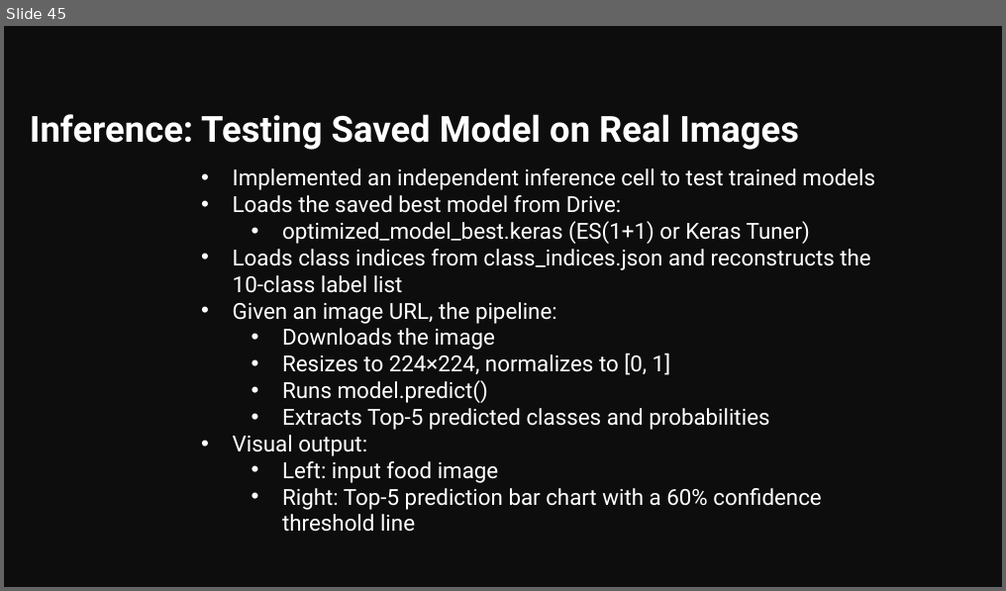
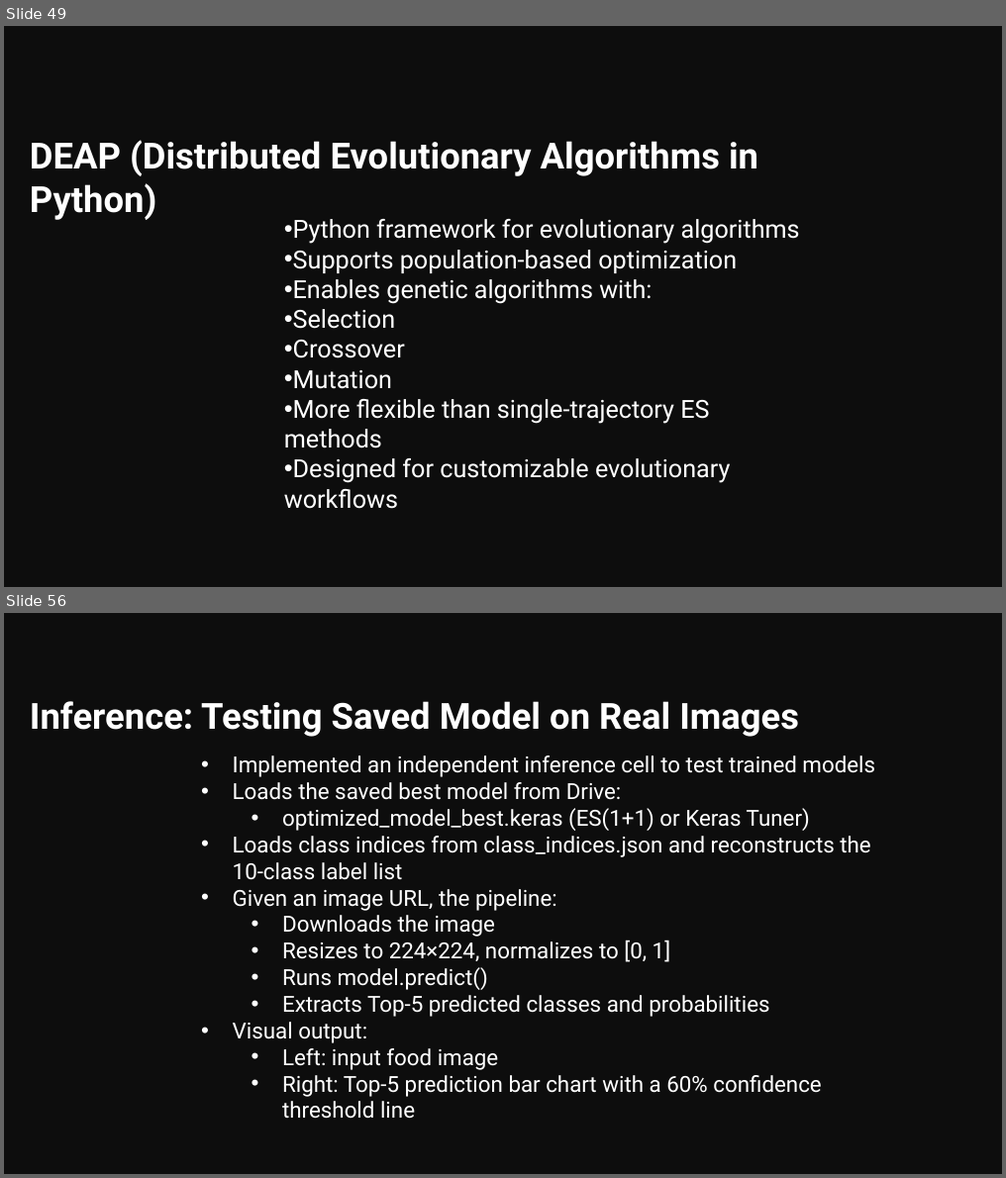
Before and after one commit to HAR5HA-7663/MCS-5993-Evolutionary-Computation-and-Deep-Learning, a slide deck: Term-project_Deep_Food_image_classifier/Deep Food Image Classifier [mid-update].pptx. Shown one above the other, each under a label of ours: slide 45 before the commit, slides 49 and 56 after it; the slides between them are not shown. The pictures are 1006x591 and 1006x1178 pixels, drawn with LibreOffice and Linux fonts; fonts in the diff are those of the drawing. Boxes give left, top, right and bottom in pixels: in the first picture for what was removed or moved away, otherwise in the second. Text is boxed around its words. In the diff, an @@ line names an element or a change of style, - is before the commit and + after.

```diff
--- a/Term-project_Deep_Food_image_classifier/Deep Food Image Classifier [mid-update].pptx
+++ b/Term-project_Deep_Food_image_classifier/Deep Food Image Classifier [mid-update].pptx
@@ slide 49 added at [4, 26, 1002, 587], background #0D0D0D @@
@@ title added at [30, 140, 758, 220], 26 pt, text #FFFFFF, bold @@
+DEAP (Distributed Evolutionary Algorithms in Python)
@@ subtitle added at [284, 219, 800, 509], 18 pt, text #FFFFFF @@
+• Python framework for evolutionary algorithms
+• Supports population-based optimization
+• Enables genetic algorithms with:
+• Selection
+• Crossover
+• Mutation
+• More flexible than single-trajectory ES methods
+• Designed for customizable evolutionary workflows
@@ what was slide 45 is now slide 56 @@
```
Also in this commit, not shown: 5 slides changed, 14 other slides added, 4 slides removed.
